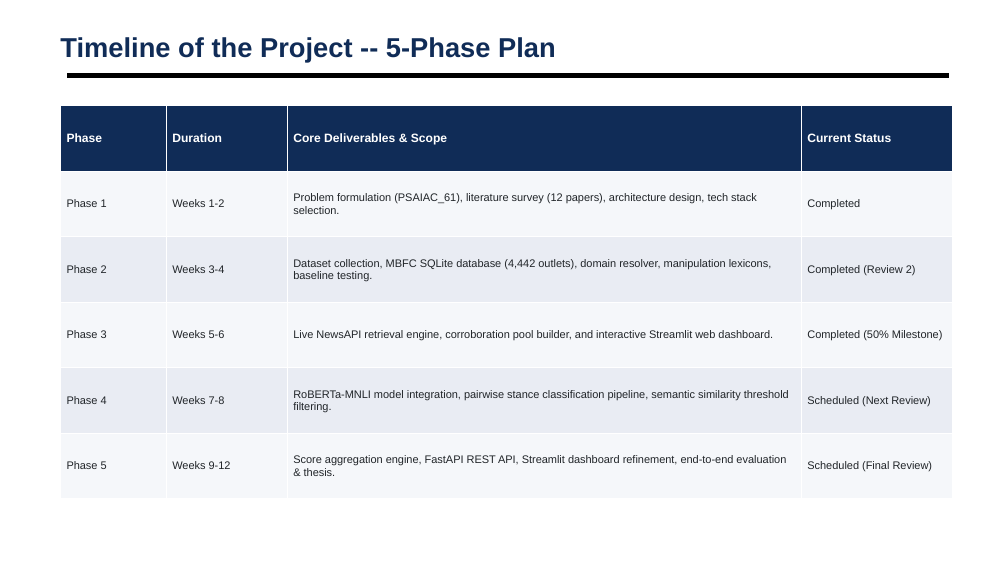
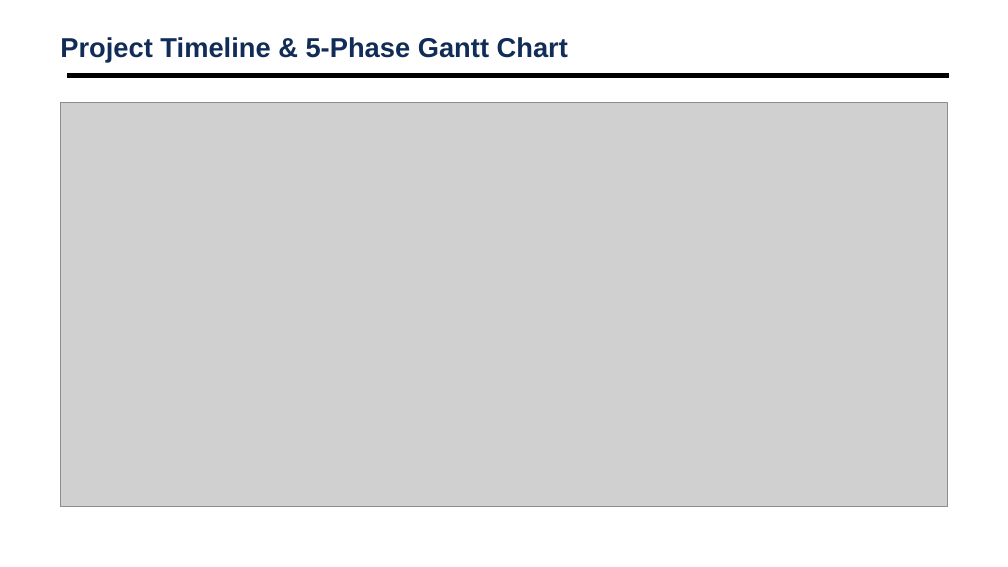
Before and after one commit to shubhamsapr5-eng/truth-lens, a slide deck: slide 15 of docs/AI_News_Credibility_Scorer_Review3.pptx. Drawn at 1008x567 pixels with LibreOffice and Linux fonts; fonts in the diff are those of the drawing; grey boxes stand for pictures; background and template pictures are left out. Boxes give left, top, right and bottom in pixels: in the first picture for what was removed or moved away, otherwise in the second. Text is boxed around its words. In the diff, an @@ line names an element or a change of style, - is before the commit and + after.

Commit message:
Enhance visual design across Report, Web Dashboard, and Presentation
- Embedded 6 publication-grade 300 DPI figures and benchmark tables into Word (.docx) & PDF reports
- Modernized Streamlit web application (app.py) with SVG circular score gauges, elevated card shadows, and official team roll numbers
- Upgraded Review 3 presentation (AI_News_Credibility_Scorer_Review3.pptx) with embedded architecture diagram, UI mockup, and graphical Gantt chart
- All 16 automated pytest unit tests passing

```diff
--- a/docs/AI_News_Credibility_Scorer_Review3.pptx
+++ b/docs/AI_News_Credibility_Scorer_Review3.pptx
@@ text at bbox=[60, 37, 568, 62]: text changed @@
-Timeline of the Project -- 5-Phase Plan
+Project Timeline & 5-Phase Gantt Chart
@@ table removed at bbox=[60, 106, 953, 499], 6 rows, 4 columns @@
-Phase | Duration | Core Deliverables & Scope | Current Status
-Phase 1 | Weeks 1-2 | Problem formulation (PSAIAC_61), literature survey (12 papers), architecture design, tech stack selection. | Completed
-Phase 2 | Weeks 3-4 | Dataset collection, MBFC SQLite database (4,442 outlets), domain resolver, manipulation lexicons, baseline testing. | Completed (Review 2)
-Phase 3 | Weeks 5-6 | Live NewsAPI retrieval engine, corroboration pool builder, and interactive Streamlit web dashboard. | Completed (50% Milestone)
-Phase 4 | Weeks 7-8 | RoBERTa-MNLI model integration, pairwise stance classification pipeline, semantic similarity threshold filtering. | Scheduled (Next Review)
-Phase 5 | Weeks 9-12 | Score aggregation engine, FastAPI REST API, Streamlit dashboard refinement, end-to-end evaluation & thesis. | Scheduled (Final Review)
@@ picture added at bbox=[60, 102, 948, 507] @@
```
Also in this commit, not shown: 2 other slides changed, 12 other files.
